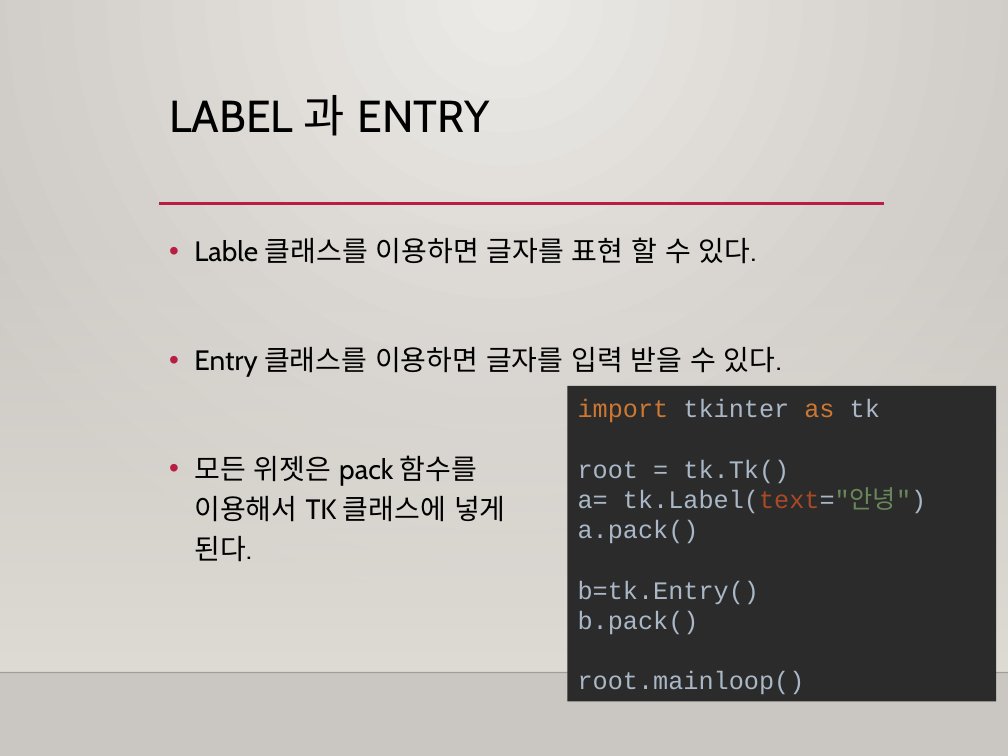
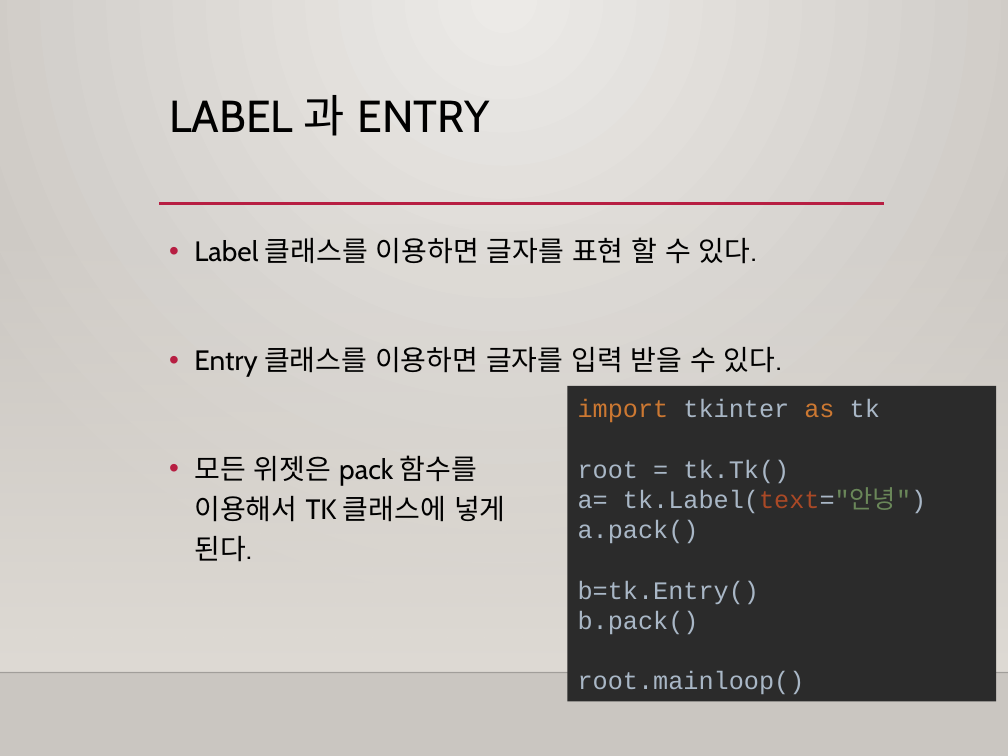
Before and after one commit to freshmea/weizman_python_class, a slide deck: slide 6 of textbook/파이썬4-1교시.pptx. Drawn at 1008x756 pixels with LibreOffice and Linux fonts; fonts in the diff are those of the drawing; background and template pictures are left out. Boxes give left, top, right and bottom in pixels: in the first picture for what was removed or moved away, otherwise in the second. Text is boxed around its words. In the diff, an @@ line names an element or a change of style, - is before the commit and + after.

```diff
--- a/textbook/파이썬4-1교시.pptx
+++ b/textbook/파이썬4-1교시.pptx
@@ text at [194, 237, 757, 264]: text changed @@
-• Lable 클래스를 이용하면 글자를 표현 할 수 있다.
+• Label 클래스를 이용하면 글자를 표현 할 수 있다.
```
Also in this commit, not shown: 2 other files.
